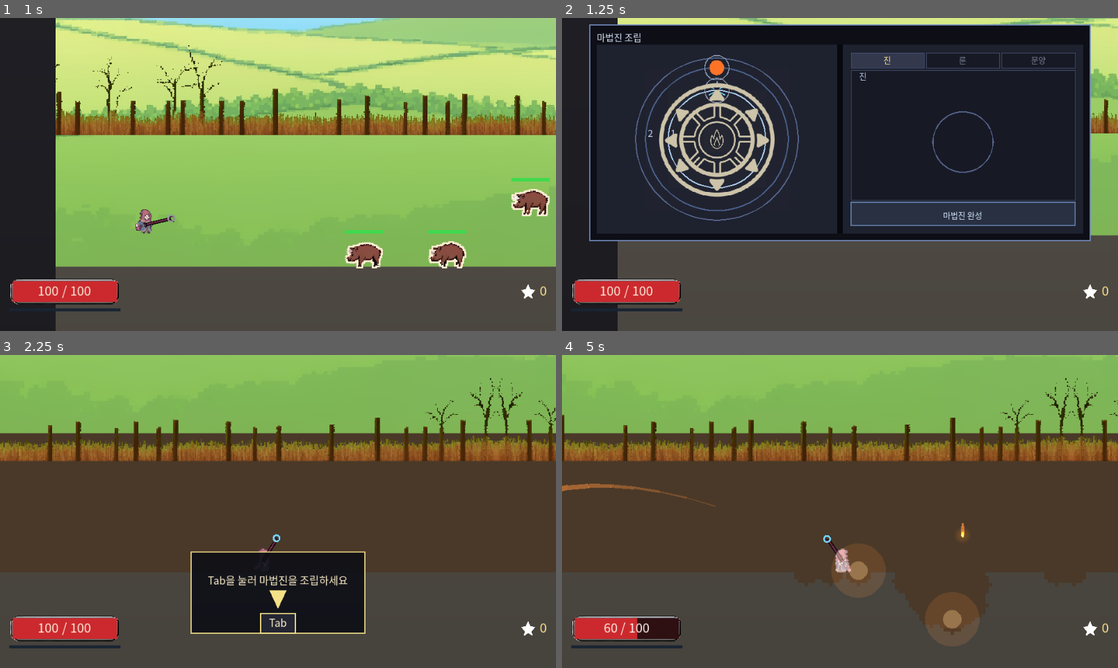
Above: before the commit, frames 1-4 (two rows, left to right).
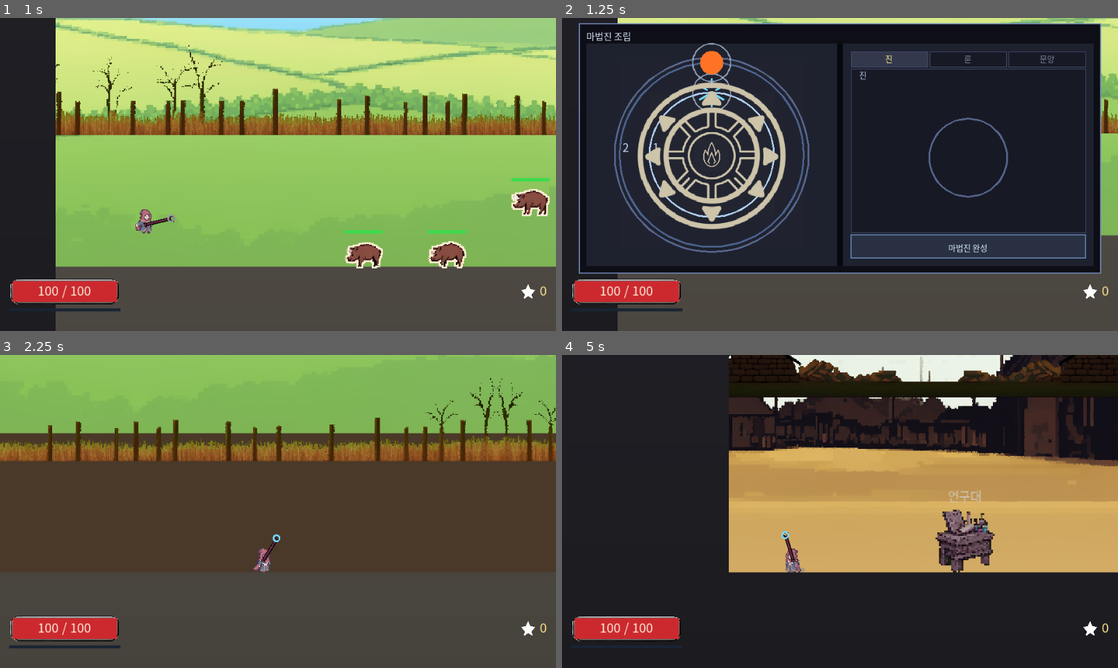
Above: after the commit, the same moments.

Repository: djgnfj-svg/tockbon
Game: Godot game, scene res://tools/submission/shot.tscn
Two runs of this game, one before a commit and one after it. Both use one fixed random seed, a clock stepped at 60 frames per second and the inputs below. This scene is started directly instead of the project's main scene.
Inputs (mouse positions are in pixels of both pictures, inside the frame that each line leads up to):
- Up to frame 1 (1 s): tap Enter at 0.5 s; move the mouse to (400, 158) at 0.52 s; hold D (move_right) from 0.53 s (still down); hold P (open_pick) from 0.53 s (still down); click (400, 158) at 0.67 s; tap Space (jump) at 0.77 s
- Up to frame 2 (1.25 s): keep holding D (move_right); keep holding P (open_pick)
- Up to frame 3 (2.25 s): release D (move_right) at 1.25 s; release P (open_pick) at 1.25 s; drag from (278, 470) to (250, 574) at 1.27 s; move the mouse to (333, 442) at 2.02 s; hold D (move_right) from 2.03 s (still down); tap Q at 2.1 s
- Up to frame 4 (5 s): release D (move_right) at 2.75 s; drag from (812, 574) to (673, 464) at 2.77 s; move the mouse to (1006, 558) at 3.52 s; hold A (move_left) 3.53-4.25 s; tap Shift at 3.6 s; tap Space (jump) at 3.77 s; drag from (673, 464) to (756, 433) at 4.27 s

Frame 1 is identical in both runs. In frame 2, 26% of the frame differs, in the area x 3-97%, y 1-82%; in frame 3, 8.2%; in frame 4, 98%, in the area x 0-100%, y 0-100%.

Commit message:
룬과 문양이 작아 임팩트가 없었다
조립창을 864x372에서 900x430으로 키웠다. 안의 비율을 올리는 것만으로는
룬을 키우면 층 링과, 문양을 키우면 층끼리 부딪혀 한계가 있었다.
창이 커지면 전부 비례해서 커진다.

룬 36에서 47로, 문양 16에서 25로. 선은 전부 두껍게.

그리고 클릭 반경이 반지름의 배수였다 — 그림을 키우면 누르는 데가
같이 부풀어, 룬 옆을 눌러도 룬이 잡히고 층끼리 판정이 겹쳤다.
배수를 1.8에서 1.0으로 내려 절대 크기를 지켰다. 사용자가 원한 것은
보이는 것이 크게이지 누르는 데가 넓게가 아니다.

Co-Authored-By: Claude Opus 5 (1M context) <noreply@anthropic.com>
Claude-Session: https://claude.ai/code/session_01LQDxnzRyDANVE4NKtZbbm2

Diff:
--- a/src/view/fx_tuning.gd
+++ b/src/view/fx_tuning.gd
@@ -851,7 +851,7 @@
 ##  Sitting **on** the symbol would fight `GLYPH_TINT`'s color for the same pixels — the same trap
 ##  `GLYPH_SPAWN_ANGLE_STEP_FRAC`'s comment already measured for the spawn rays and the ring line.
 const RARITY_RING_RATIO := 1.3
-const RARITY_RING_PX := 1.5
+const RARITY_RING_PX := 2.5
 
 ## **The socket glyph art** (`triangle-circle-to-game.md` step 6) — glyph id -> path, drawn only inside a
 ##  **socket band** (`circle_window._draw_ring` only reaches this map when the band owns more than one
@@ -1033,7 +1033,7 @@
 ## this very rectangle covers the top-left band) and `Progress` became `HUD/Money` in the bottom-right. The
 ## reasoning above is unchanged and now applies to those two: `net_render` still asserts no window covers the
 ## health readout, and that assert is what forced the move.
-const WINDOW_RECT := Rect2(48, 12, 864, 372)
+const WINDOW_RECT := Rect2(30, 10, 900, 430)
 
 ## **It is opaque.** A user acceptance — "there should **be a background color**, like a particular window opening".
 ##  Stage 2 wrote "translucent" as the grounds for acceptance 4, but **that was the wrong grounds.** What was
@@ -1183,17 +1183,17 @@
 ##  own edge (`CIRCLE_RING_GAP_FRAC` below is the "one칸" gap) instead of at the frame center, so raising
 ##  `CIRCLE_RUNE_RATIO` moves both layer seats out with it — there is no second offset to hand-keep in step.
 ##  **Eye-tune this one number** (`onboarding-and-palette-tabs.md` names every value here TBD).
-const CIRCLE_RING_ZONE := 0.88
+const CIRCLE_RING_ZONE := 0.95
 ## **Grown — the user: "룬이 좀 더 커야 돼. 훨씬 더 크게 박혀야 돼."** `RUNE_ART_FRAC` (below) sizes only
 ##  the picture inside this radius; this ratio also sizes the click target and the empty-seat ring, so
 ##  growing it moves all three together. **Eye-tune this one number.**
-const CIRCLE_RUNE_RATIO := 0.26
+const CIRCLE_RUNE_RATIO := 0.28
 ## **The "one칸" gap between the rune's own edge and where the layer rings begin** (user: "룬 자리 · 1번
 ##  문양 자리 · 2번 문양 자리가 각각 한 칸씩 바깥으로") — a ratio of the frame radius, the same unit every
 ##  other value in this block already uses. See `CIRCLE_RING_ZONE`'s own comment for how this one number
 ##  moves both layer seats without a second constant to keep in step. **Eye-tune this one number.**
-const CIRCLE_RING_GAP_FRAC := 0.06
-const CIRCLE_GLYPH_RATIO := 0.115
+const CIRCLE_RING_GAP_FRAC := 0.05
+const CIRCLE_GLYPH_RATIO := 0.15
 ## The rune slot's inner core. It is "a wick burning white", so it must be smaller than the outer glow
 ##  (the same idiom as the muzzle and the flash).
 const CIRCLE_RUNE_CORE_RATIO := 0.45
@@ -1217,7 +1217,7 @@
 
 ## The circle's border — the rim of the vessel. It must be **darker and thicker** than the layer rings to read as "a frame".
 const CIRCLE_FRAME := Color(0.38, 0.45, 0.62, 0.85)
-const CIRCLE_FRAME_PX := 2.0
+const CIRCLE_FRAME_PX := 3.0
 
 ## **"Innermost first" is not entrusted to concentric circles alone** (design acceptance 3).
 ##  Concentric circles say only that an order **exists**, not **which side comes first**.
@@ -1226,7 +1226,7 @@
 ## With only one color that device drops to one, and then acceptance 3 hangs on concentric circles alone.
 const CIRCLE_RING_INNER := Color(0.72, 0.86, 1.0, 0.95)
 const CIRCLE_RING_OUTER := Color(0.30, 0.40, 0.58, 0.95)
-const CIRCLE_RING_PX := 2.0
+const CIRCLE_RING_PX := 3.0
 
 ## Layer numbers. They are written to the **left** of the ring — the glyph symbol sits at 12 o'clock, so writing there overlaps.
 const CIRCLE_LAYER_NUM := Color(0.80, 0.86, 0.96)
@@ -1255,7 +1255,7 @@
 ##  SPAWN's ray count is **a presentation value.** It does not need to equal spread's 8 directions —
 ##   kept equal it misreads as "every glyph that makes bolts makes 8 of them".
 const GLYPH_SPAWN_RAYS := 6
-const GLYPH_SYMBOL_PX := 2.0
+const GLYPH_SYMBOL_PX := 3.0
 
 ## **One row per family, not per `kind`.** A missing family here must bark, not fall through to a shape that
 ##  belongs to someone else — that silent fallthrough is exactly the bug this map replaces
@@ -1330,7 +1330,13 @@
 ## **The circle you press is bigger than the symbol.** Kept the same as the symbol you have to aim exactly at an
 ##  empty layer for it to click, and that becomes "I pressed it and nothing happened". Grown too far it eats the
 ##  neighboring layer — it must be smaller than the ring spacing (half the radius). `net_circle` measures whether they overlap.
-const SLOT_HIT_RATIO := 1.8
+## **1.8에서 1.2로 내렸다 — 그림이 커진 만큼 배수를 줄여 클릭 영역의 절대 크기를 지킨다.**
+##  사용자가 「룬이 너무 작다」고 해서 `CIRCLE_RUNE_RATIO`를 0.26→0.36, `CIRCLE_GLYPH_RATIO`를
+##  0.115→0.18로 키웠는데, 이 값은 **반지름에 곱해지는 배수**라 그림을 키우면 클릭 영역이
+##  **함께 부푼다** — 룬 옆을 눌러도 룬이 잡히고, 1층과 2층의 판정이 서로 겹친다.
+##  **1.3까지만 내리면 못 버틴다** — 실측(`net_circle`)으로 확인: 1층 자리가 룬의 부푼 클릭
+##  반경(1.3×50.42+문양 반경)을 못 넘어서 판정이 도로 겹쳤다. 1.2에서 두 검사 모두 여유를 가진다.
+const SLOT_HIT_RATIO := 1.0
 
 ## The border of the picked item. **It is part of the behavior, not presentation** — if what you picked is invisible,
 ##  the first half of "pick, then place" is not on screen.
--- a/tests/nets/net_circle.gd
+++ b/tests/nets/net_circle.gd
@@ -286,23 +286,26 @@
 ##  `Layout.circle_area(Book.circle_page(Fx.WINDOW_RECT.size).size)`) only if `Fx.WINDOW_RECT` or one of the
 ##  round circle's own ratios changes on purpose — never to make this check pass again after an accident.
 ##
-## **Regenerated for `onboarding-and-palette-tabs.md` Stage 5** (`CIRCLE_RUNE_RATIO` 0.17 -> 0.26,
-##  `CIRCLE_RING_ZONE` 0.80 -> 0.88, new `CIRCLE_RING_GAP_FRAC` 0.06). `f["radius"]` and the frame center are
-##  untouched — neither `CIRCLE_DISC_RATIO` nor the window/page rects moved — so only the rune radius and the
-##  two band numbers derived from it below actually changed.
+## **Regenerated for the rune-impact pass** (`룬이 너무 작아 · 임팩트가 없다` — the user, looking at the
+##  assembly window): `CIRCLE_RUNE_RATIO` 0.26 -> 0.36, `CIRCLE_GLYPH_RATIO` 0.115 -> 0.18,
+##  `CIRCLE_RING_GAP_FRAC` 0.06 -> 0.05, `CIRCLE_RING_ZONE` unchanged (0.88). `f["radius"]` and the frame
+##  center are untouched — neither `CIRCLE_DISC_RATIO` nor the window/page rects moved — so only the rune
+##  radius and the two band numbers derived from it below actually changed.
+## **`SLOT_HIT_RATIO` 1.8 -> 1.2 is the load-bearing change, not a stray value** — see that constant's own
+##  comment in `fx_tuning.gd`. Growing the rune without lowering it flips this check red (measured).
 func _round_numbers_pinned_before_the_triangle_arrives(t) -> void:
 	var page := Book.circle_page(Fx.WINDOW_RECT.size)
 	var area := Layout.circle_area(page.size)
 	var id := CircleDefs.CIRCLE_ROUND
 
 	var f := Layout.frame(area)
-	t.ok(is_equal_approx(f["radius"], 140.06), "진 테두리 반지름이 못박은 값과 같다 (%.5f)" % (f["radius"] as float))
-	t.ok((f["center"] as Vector2).is_equal_approx(Vector2(207.5, 163.0)),
+	t.ok(is_equal_approx(f["radius"], 167.32000), "진 테두리 반지름이 못박은 값과 같다 (%.5f)" % (f["radius"] as float))
+	t.ok((f["center"] as Vector2).is_equal_approx(Vector2(216.5, 192.0)),
 		"진 중심이 못박은 값과 같다 (%s)" % f["center"])
 
 	var bands := Layout.layer_bands(id, area)
-	var want_edge0 := [84.036, 123.2528]
-	var want_seat_y := [78.964, 39.7472]
+	var want_edge0 := [107.08480, 158.95399]
+	var want_seat_y := [84.9152, 33.0460]
 	t.eq(bands.size(), want_edge0.size(), "밴드 수가 못박은 개수(%d)와 같다" % want_edge0.size())
 	for i in mini(bands.size(), want_edge0.size()):
 		var edges: PackedFloat32Array = bands[i]["edges"]
@@ -310,17 +313,17 @@
 		var hit: Vector2 = bands[i]["hit"]
 		t.ok(is_equal_approx(edges[0], want_edge0[i]),
 			"%d번 밴드 바깥 모서리가 못박은 값과 같다 (%.5f)" % [i, edges[0]])
-		t.ok(seat.is_equal_approx(Vector2(207.5, want_seat_y[i])),
+		t.ok(seat.is_equal_approx(Vector2(216.5, want_seat_y[i])),
 			"%d번 밴드 자리가 못박은 값과 같다 (%s)" % [i, seat])
 		# Every layer shares one hit radius on `PIC_ROUND` (`glyph_radius(area)` does not vary per layer) —
 		#  pinned once and reused rather than repeated per band.
-		t.ok(is_equal_approx(hit.y, 28.99242) and is_equal_approx(hit.x, 0.0),
+		t.ok(is_equal_approx(hit.y, 25.0980) and is_equal_approx(hit.x, 0.0),
 			"%d번 밴드 히트 반경이 못박은 값과 같다 (%s)" % [i, hit])
 
-	t.ok(is_equal_approx(Layout.rune_radius(id, area), 36.4156),
+	t.ok(is_equal_approx(Layout.rune_radius(id, area), 46.84960),
 		"룬 반지름이 못박은 값과 같다 (%.5f)" % Layout.rune_radius(id, area))
 	var rs := Layout.rune_slots(id, area)
-	t.ok(rs.size() > 0 and rs[0].is_equal_approx(Vector2(207.5, 163.0)),
+	t.ok(rs.size() > 0 and rs[0].is_equal_approx(Vector2(216.5, 192.0)),
 		"룬 자리가 못박은 값과 같다 (%s)" % (rs[0] if rs.size() > 0 else "없음"))
 
 
--- a/tools/submission/shot.gd
+++ b/tools/submission/shot.gd
@@ -16,6 +16,7 @@
 extends Node
 
 const StagePack := preload("res://src/stage/stage.tscn")
+const StageScript := preload("res://src/stage/stage.gd")
 const CellGrid := preload("res://src/sim/cell_grid.gd")
 const Mat := preload("res://src/sim/cell_materials.gd")
 const StageDefs := preload("res://src/stage/stage_defs.gd")
@@ -34,6 +35,21 @@
 ##  it. Stone does not burn, so what the picture shows is only what was dug.
 const FLOOR_CY := 200
 const FLOOR_BOTTOM_CY := 300
+
+## The world shot's two halves, in cells: a wood floor to the left of the character, and a
+## hole to the right that water pours into.
+const WOOD_X0 := 120
+const WOOD_X1 := 190
+const HOLE_CX := 232
+
+## Frames to wait after firing before the shutter opens. **Different per order, and that is
+## the point** — `확산 → 폭발` has to fly, split into eight, and let those eight land, so its
+## moment is later than `폭발 → 확산`, whose big detonation is at first contact.
+## Tuned by eye against the saved frames; there is no way to derive it.
+const IMPACT_FRAMES := {
+	"spread-blast": 86,
+	"blast-spread": 22,
+}
 
 const STAND_PX := Vector2i(200 * Tuning.CELL_PX, FLOOR_CY * Tuning.CELL_PX - 32)
 ## Aimed into the floor ahead of the character. The crater is the picture.
@@ -54,6 +70,7 @@
 
 	await _shoot_pair(4, "spread-blast")
 	await _shoot_pair(5, "blast-spread")
+	await _shoot_world()
 
 	print("[shot] done")
 	get_tree().quit()
@@ -89,18 +106,44 @@
 	_stage._toggle_assembly()
 	await _wait(10)
 
-	# **Three shots into one spot, not one.** A single bolt leaves a scallop a few cells
-	#  wide, and at the printed size of a PDF figure the two orders read as the same smudge —
-	#  a caption claiming a difference the picture does not carry.
-	for _i in 3:
-		_stage._fire_at(AIM_PX)
-		await _wait(26)
-	await _wait(110)
+	# **The impact, not the aftermath.** Three shots into one hole left two brown smudges that
+	#  a caption had to explain — and the character fell into its own crater, so the two shots
+	#  were not even framed alike. What actually separates the two orders is the *instant*:
+	#  eight detonations spread across the floor, or one big one. So one shot, and the frame is
+	#  taken while it is going off.
+	_stage._fire_at(AIM_PX)
+	await _wait(IMPACT_FRAMES[name])
 	await _save("part-fx-" + name)
 
 
 ## The town's row carries no monster table, so entering it is how the arena gets a world with
 ## nothing walking around in it. The grid is then wiped and rebuilt from scratch.
+## The three natural laws in one frame: wood burning, a dug hole, water pouring into it.
+##
+## **Every one of them is the real sim.** The wood is laid and the water is poured through the
+##  same doors the shell's debug keys use; the hole is carved by actually firing at the floor.
+func _shoot_world() -> void:
+	await _build_arena()
+	# A wood floor on the left half — fire needs fuel, and stone has none.
+	_stage._grid.apply(CellGrid.cmd_fill(
+		WOOD_X0, FLOOR_CY - 10, WOOD_X1, FLOOR_CY - 1, Mat.WOOD))
+	await _wait(6)
+	# Dig the hole on the right by firing into it, not by filling EMPTY — a hole the sim
+	# carved is the claim the picture makes.
+	_stage._set_loadout(3)
+	await _wait(4)
+	for _i in 4:
+		_stage._fire_at(Vector2(HOLE_CX * Tuning.CELL_PX, FLOOR_CY * Tuning.CELL_PX + 20))
+		await _wait(22)
+	await _wait(40)
+	for x in range(HOLE_CX - 6, HOLE_CX + 7):
+		_stage._grid.set_water(x, FLOOR_CY - 14, 255)
+	_stage._grid.ignite(WOOD_X0 + 34, FLOOR_CY - 2)
+	_stage._grid.ignite(WOOD_X0 + 36, FLOOR_CY - 8)
+	await _wait(90)
+	await _save("world")
+
+
 func _build_arena() -> void:
 	_stage.enter_town()
 	await _wait(20)
@@ -116,6 +159,10 @@
 	_stage._sky.set_backdrop(stage1["bg_far"], stage1["bg_near"])
 	_seat_fire()
 	_stage._char.place(STAND_PX.x, STAND_PX.y)
+	# **The onboarding hint is derived from the step every frame, so hiding the node does
+	#  nothing** — it has to be stepped to the end. Left in, its panel sits across the middle
+	#  of every figure.
+	_stage._onboard_step = StageScript.ONBOARD_DONE
 	await _wait(25)
 
 
Binary file changed: docs/submission/img/circle-window.png
Binary file changed: docs/submission/img/order-blast-spread.png
Binary file changed: docs/submission/img/order-spread-blast.png
Binary file added: docs/submission/img/part-circle-blast-spread.png
Binary file added: docs/submission/img/part-circle-spread-blast.png
Binary file added: docs/submission/img/part-fx-blast-spread.png
Binary file added: docs/submission/img/part-fx-spread-blast.png
Binary file added: docs/submission/img/world.png
Not shown, changed: docs/submission/README.md
Not shown, changed: docs/submission/ai-tech.md
Not shown, changed: docs/submission/plan.md
